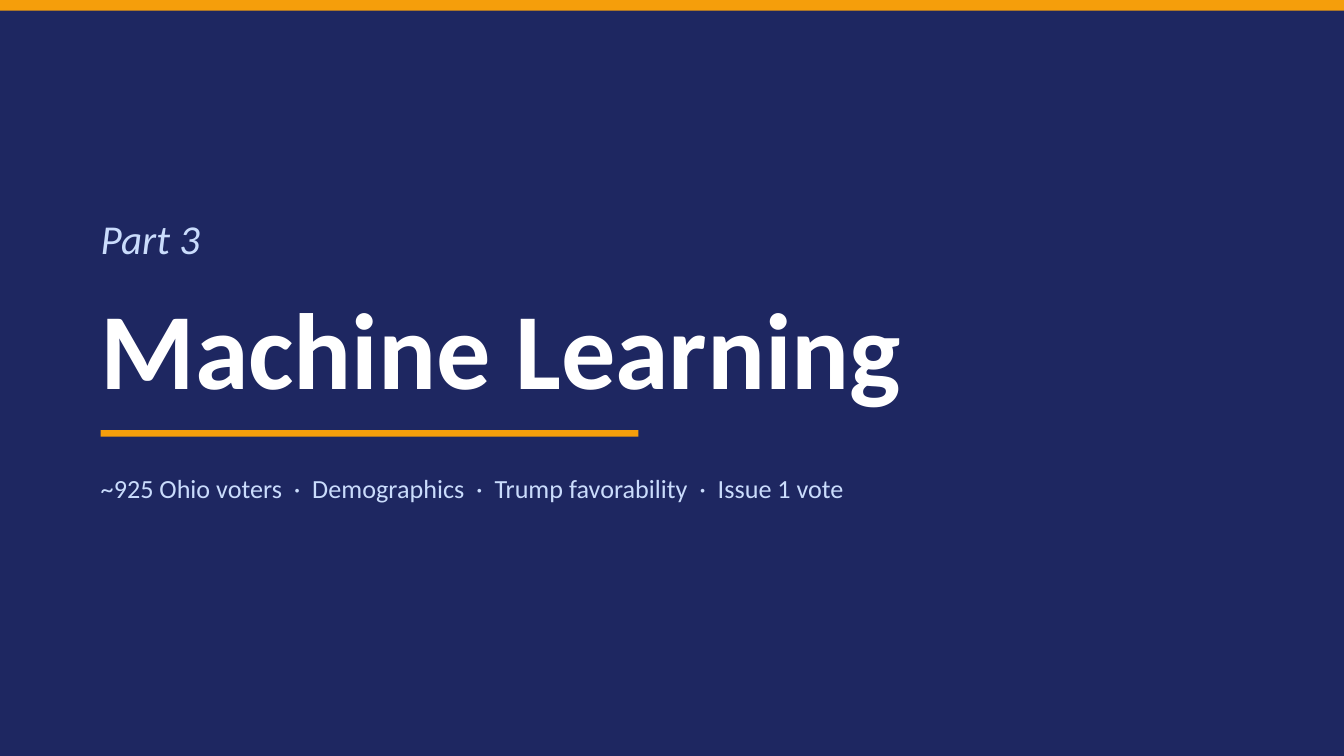
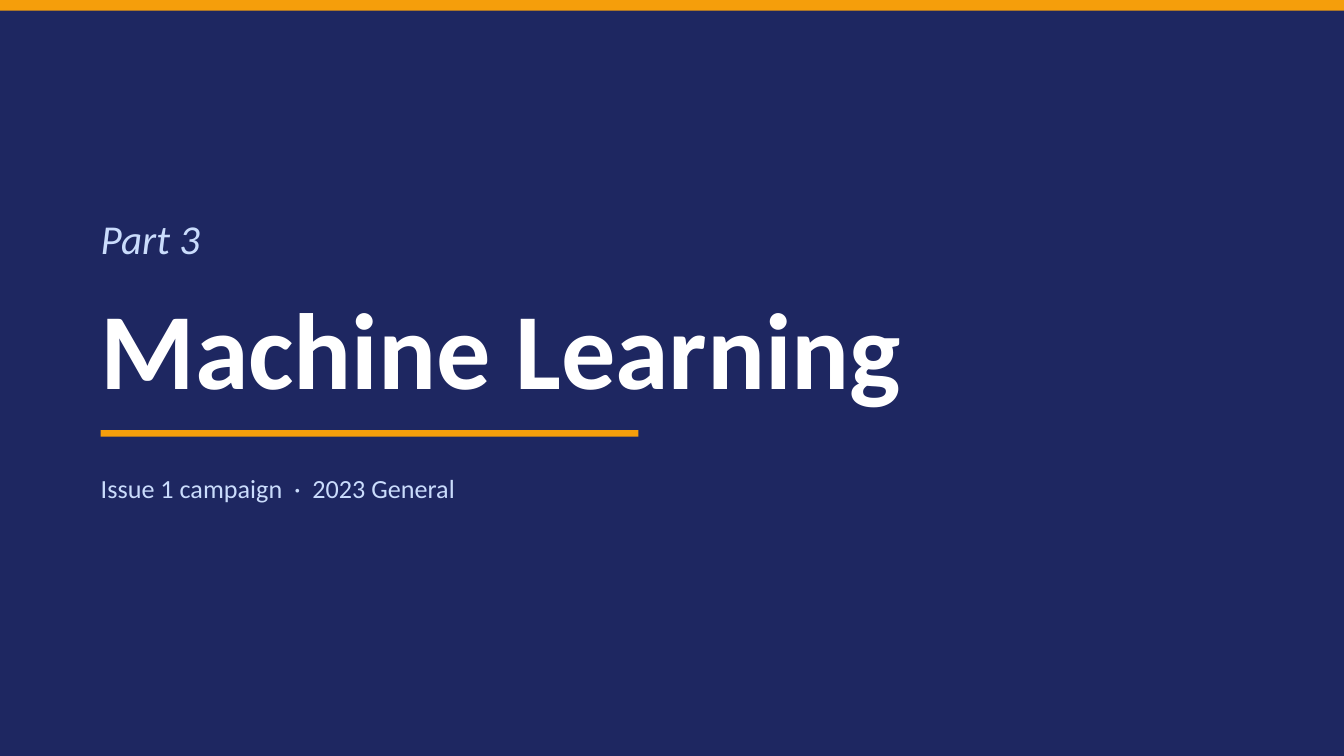
Before and after one commit to cballard18/campaign-stats-modeling-intro, a slide deck: slide 15 of Predictive_Modeling_Lunch_Learn.pptx. Drawn at 1344x756 pixels with LibreOffice and Linux fonts; fonts in the diff are those of the drawing. Boxes give left, top, right and bottom in pixels: in the first picture for what was removed or moved away, otherwise in the second. Text is boxed around its words. In the diff, an @@ line names an element or a change of style, - is before the commit and + after.

```diff
--- a/Predictive_Modeling_Lunch_Learn.pptx
+++ b/Predictive_Modeling_Lunch_Learn.pptx
@@ text at (101,480,454,503): text changed @@
-~925 Ohio voters · Demographics · Trump favorability · Issue 1 vote
+Issue 1 campaign · 2023 General
```
Also in this commit, not shown: 13 other slides changed.
